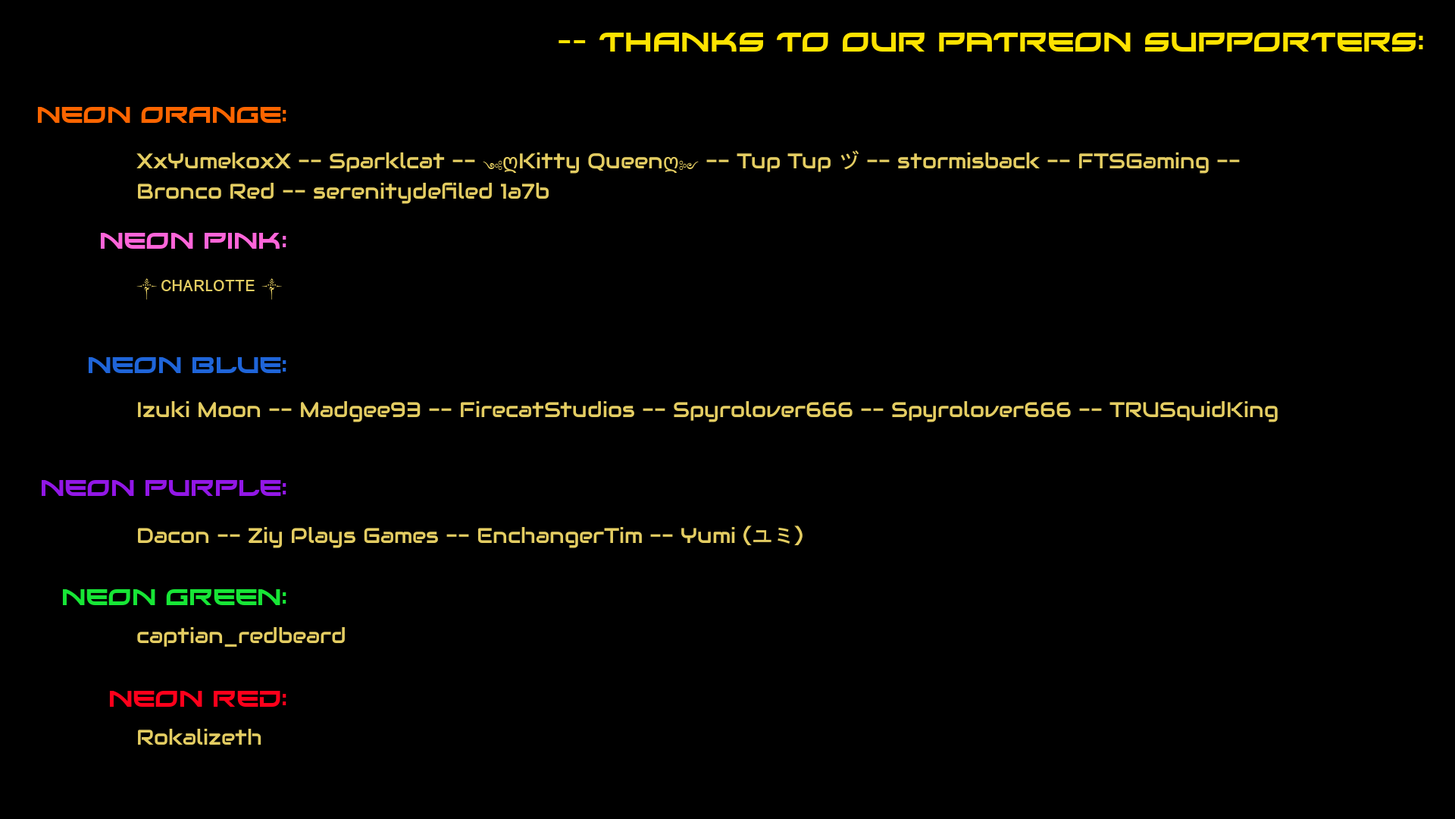
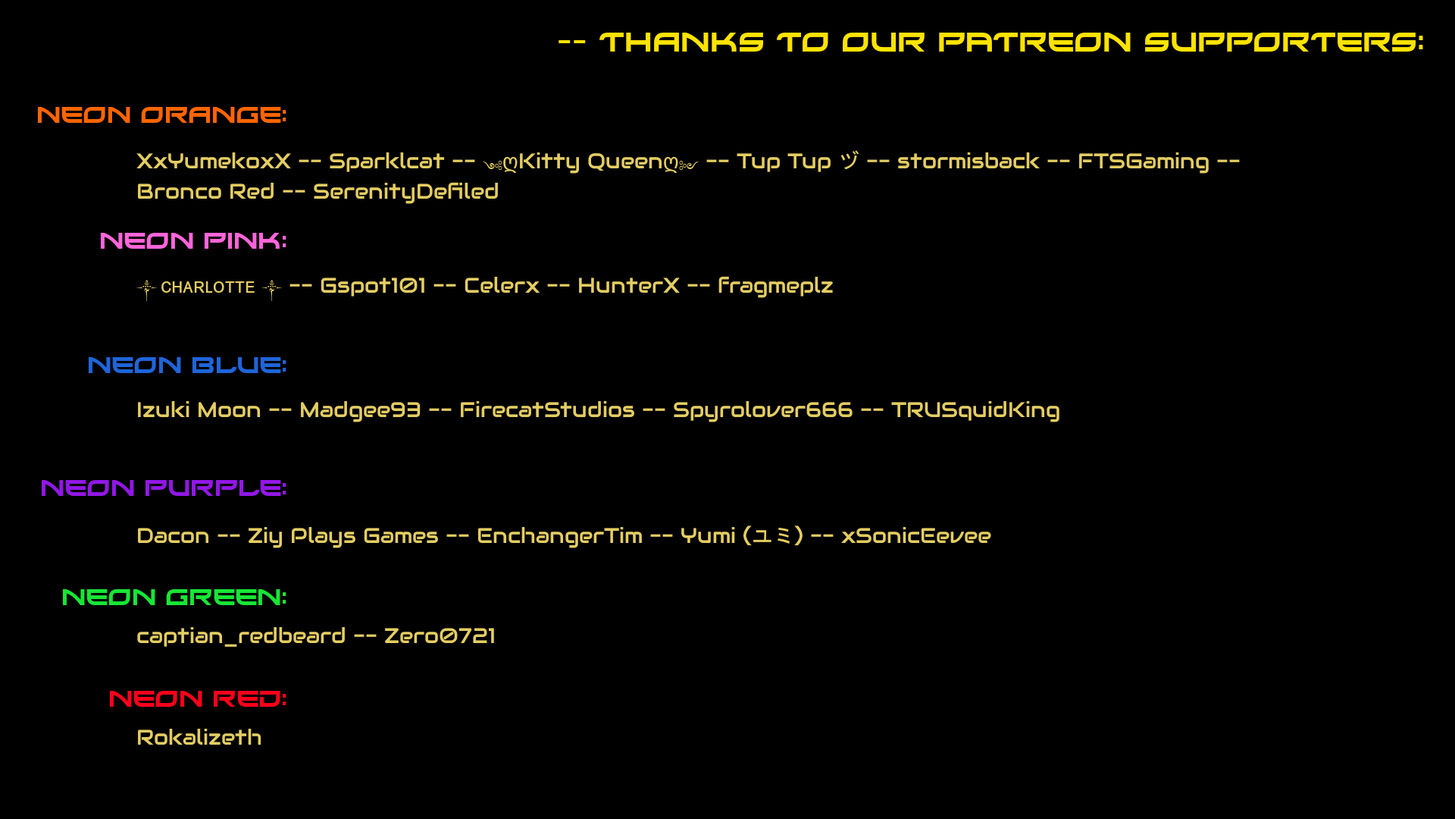
Comparing the layer stacks of the two 1455×819 images. Changes:
renamed "captian_redbeard" to "captian_redbeard -- Zero0721", painted on it over [353, 627, 495, 643]
painted on "Dacon -- Ziy Plays Games -- En..." over [811, 526, 992, 543]
painted on "Izuki Moon -- Madgee93 -- Fire..." over [891, 400, 1278, 423]
renamed "༒ ᴄʜᴀʀʟᴏᴛᴛᴇ ༒" to "༒ ᴄʜᴀʀʟᴏᴛᴛᴇ ༒ -- Gspot101 -- C...", painted on it over [136, 275, 834, 301]
painted on "XxYumekoxX -- Sparklcat -- ༺ღK..." over [313, 181, 549, 204]
